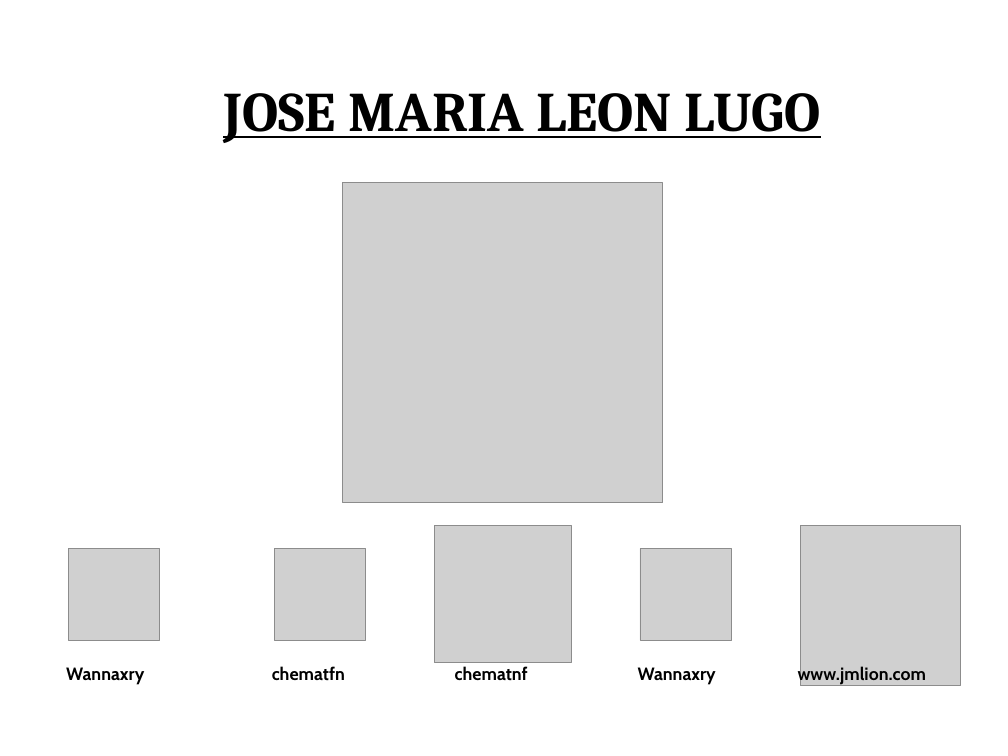
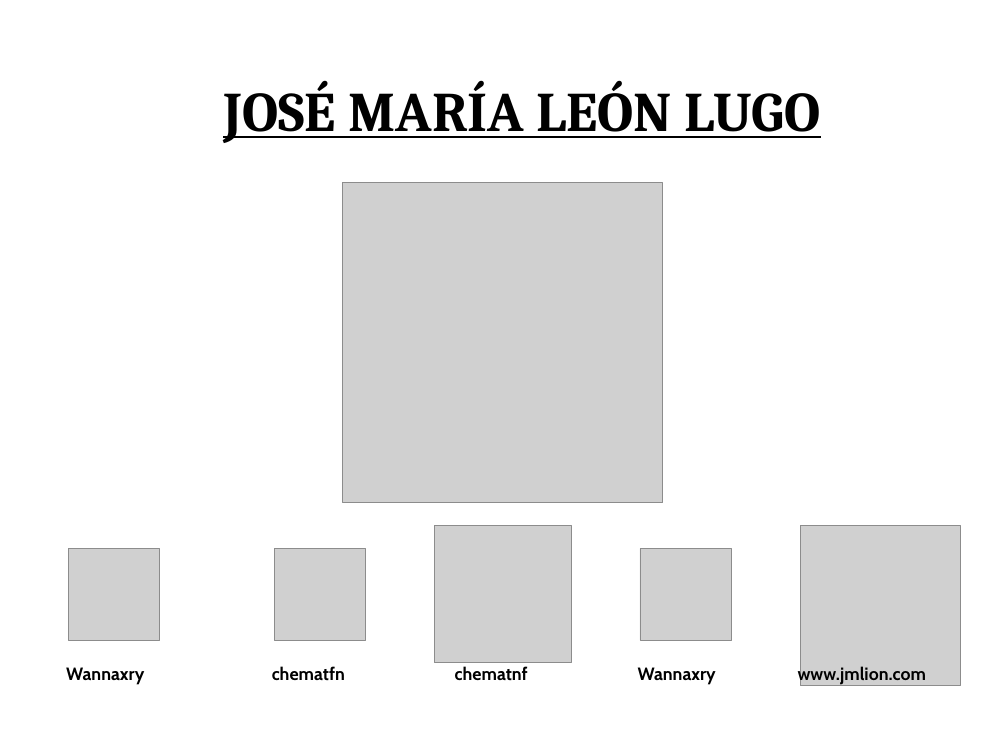
Before and after one commit to Wannaxry/proyectos, a slide deck: slide 17 of wannacloud/Presentación-Wannacloud.odp. Drawn at 1008x756 pixels with LibreOffice and Linux fonts; fonts in the diff are those of the drawing; grey boxes stand for pictures; background and template pictures are left out. Boxes give left, top, right and bottom in pixels: in the first picture for what was removed or moved away, otherwise in the second. Text is boxed around its words. In the diff, an @@ line names an element or a change of style, - is before the commit and + after.

```diff
--- a/wannacloud/Presentación-Wannacloud.odp
+++ b/wannacloud/Presentación-Wannacloud.odp
@@ title at [223, 80, 820, 143]: text changed @@
-JOSE MARIA LEON LUGO
+JOSÉ MARÍA LEÓN LUGO
```
Also in this commit, not shown: 3 other slides changed, 4 other files.
